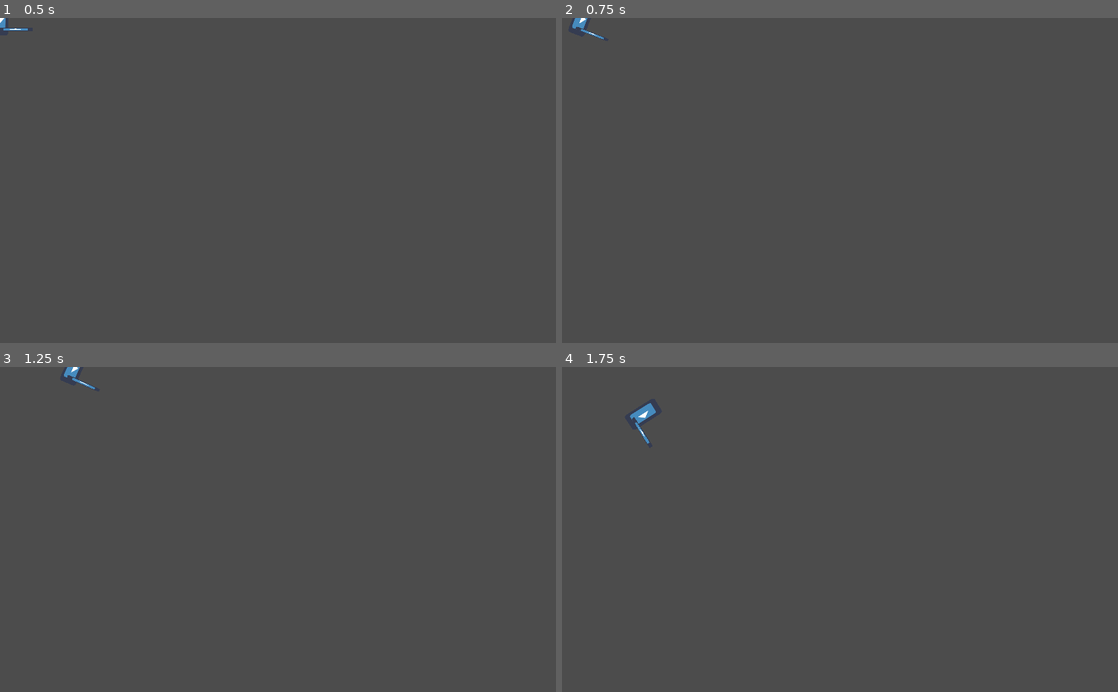
Above: before the commit, frames 1-4 (two rows, left to right).
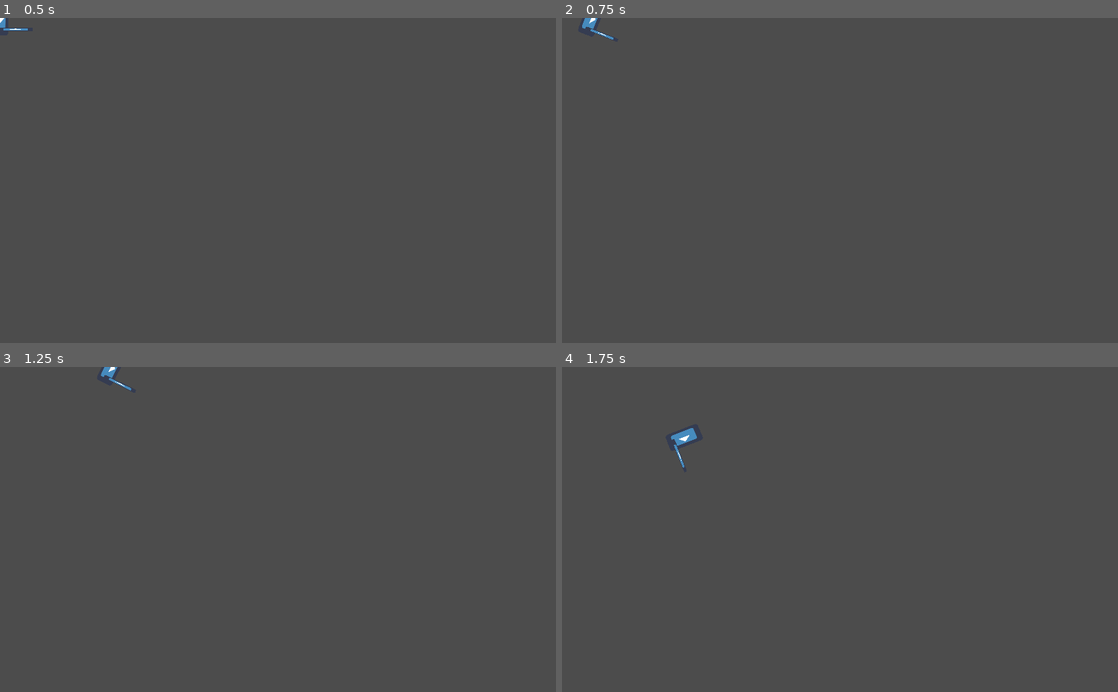
Above: after the commit, the same moments.

Repository: HuskyGameDev/2020f-team1
Game: Godot game, scene res://character/player.tscn
Same seed, same stepped clock (60 frames per second), same inputs: the game is played once before the commit and once after it. The project has no main scene, so this scene is started directly. The engine's default icon, where the game draws it, is replaced by a stand-in: a white triangle on a blue panel in a dark square.
Inputs (mouse positions are in pixels of both pictures, inside the frame that each line leads up to):
- Up to frame 1 (0.5 s): no input
- Up to frame 2 (0.75 s): tap Enter at 0.5 s; move the mouse to (962, 164) at 0.52 s; hold D (player_move_right) from 0.53 s (still down); hold Right mouse button (player_attach_2) from 0.53 s (still down)
- Up to frame 3 (1.25 s): keep holding D (player_move_right); keep holding Right mouse button (player_attach_2)
- Up to frame 4 (1.75 s): move the mouse to (728, 545) at 1.27 s; release D (player_move_right) at 1.28 s; release Right mouse button (player_attach_2) at 1.28 s; hold S (player_move_down) from 1.28 s (still down); click (728, 545) at 1.35 s

Frame 1 is identical in both runs. In frame 2, 0.2% of the frame differs, in the area x 1-10%, y 0-7%; in frame 3, 0.2%; in frame 4, 0.4%, in the area x 12-25%, y 11-31%.

Commit message:
increased player speed
Increased player walking speed, I decided we won't have running. Since running with mouse aim seems weird

Diff:
--- a/CombatZone/character/people.gd
+++ b/CombatZone/character/people.gd
@@ -1,6 +1,6 @@
 extends KinematicBody2D
 
-export var speed: = 0   # character speed
+export var speed: = 100   # character speed
 export var friction: = 0.01
 export var acceleration: = 0.1
 
--- a/CombatZone/character/player.tscn
+++ b/CombatZone/character/player.tscn
@@ -6,7 +6,7 @@
 
 [node name="player" instance=ExtResource( 1 )]
 script = ExtResource( 3 )
-speed = 200
+speed = 300
 friction = 0.3
 acceleration = 0.5
 
